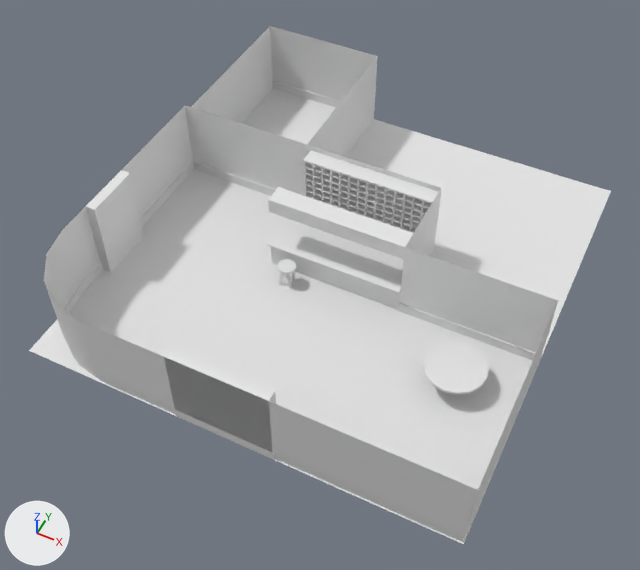
The FBX model Assets/Imports/NewModel/Bar.fbx, before and after one commit.
Camera for both pictures: a 50 mm lens placed at (11.2, -16.5, 22.8), pointed at (2.3, 1.4, 0.4). The axes (+X, +Y, +Z) are drawn at lower left. The lights are the same throughout. Where no turn or scale is listed for an object, it has been applied to the vertices.

Objects in the first picture: 'Cube.002', 'FalseWall', 'FirePlace', 'Floor', 'Stool', 'Table', 'ThickWall', 'Wall'.
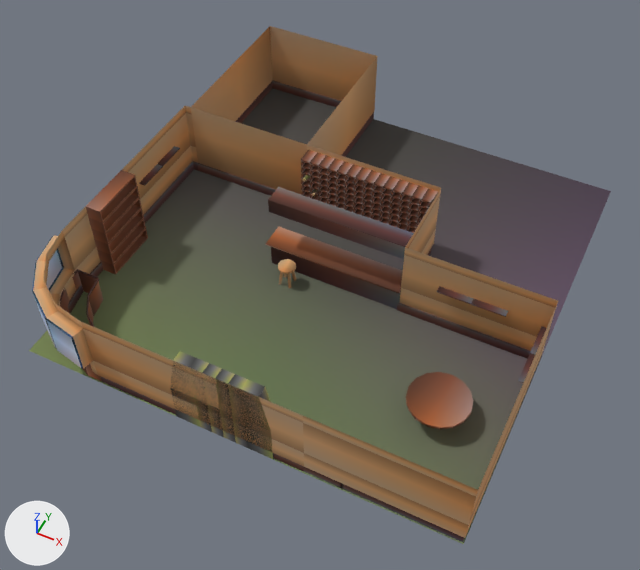
Pixel boxes [x1, y1, x2, y2] of what changed, in the pictures (640 x 570 px; the box of a moved part takes in the faces that stretch with it):
'Floor', recoloured, surface changed
    both: [29, 88, 611, 544]
'Wall', reshaped
    before: [44, 26, 558, 542]
    after: [32, 26, 558, 542]
'Cube.002', recoloured, reshaped, surface changed (white to brown)
    before: [265, 151, 442, 309]
    after: [265, 150, 438, 309]
'FalseWall', recoloured (grey to brown)
    both: [191, 107, 307, 196]
'FirePlace', reshaped (8% narrower)
    before: [164, 347, 276, 459]
    after: [171, 351, 274, 459]
'Table', recoloured, moved (white to brown)
    before: [423, 340, 489, 395]
    after: [406, 372, 473, 429]
'ThickWall', reshaped (9% wider)
    before: [86, 170, 143, 273]
    after: [86, 170, 148, 275]
'Shelfs', added (brown)
    after: [139, 146, 548, 383]
'CornorShelf', added (brown)
    after: [59, 269, 104, 382]
'Stool', recoloured (white to orange)
    both: [278, 259, 296, 288]
'FrontDoor', added
    after: [340, 483, 394, 508]
part 3 of me_cube_003, added (brown)
    after: [32, 106, 558, 538]
part 4 of me_cube_003, recoloured (grey to brown)
    both: [66, 26, 531, 542]
part 6 of me_cube_004, moved or reshaped
    before: [303, 151, 442, 256]
    after: [301, 150, 438, 233]
part 7 of me_cube_004, surface changed (white to brown)
    both: [265, 187, 414, 309]

Edits to the bpy script that builds the scene:
```text
Change me_cube_009:
    where me_cube_009.from_pydata(...)  # 80 vertices, 52 faces; spans x -1.0..1.0, y -1.0..1.0, z -0.88..-0.03
    remove me_cube_009.materials.append(mat_material)  # white #e7e7e7
    add me_cube_009.materials.append(mat_propcolors)  # picture img_colorpaletae_png
Change me_cube_004:
    where me_cube_004.from_pydata(...)  # 1405 vertices, 1374 faces; spans x -2.96..2.02, y -0.48..2.82, z 0.0..3.0
    remove me_cube_004.materials.append(mat_material)  # white #e7e7e7
    me_cube_004 part 6: the loose piece of 1381 vertices spanning x -2.82..2.02, y 2.14..2.82, z 0.0..2.8 is moved by (-0.1, 0.0, 0.0)
    me_cube_004 part 7: texture (UV) coordinates of 1374 of 1374 faces, centred in x -2.96..2.02, y -0.48..2.63, z 0.0..3.0, changed; they spanned u 0.12..0.88, v 0.0..1.0 and now span u 0.1..0.15, v 0.97..1.0
    add me_cube_004.materials.append(mat_propcolors)  # picture img_colorpaletae_png
Change me_cube_010:
    where me_cube_010.from_pydata(...)  # 8 vertices, 3 faces; spans x -4.75..0.0, y 4.95..4.99, z 0.0..3.0
    remove me_cube_010.materials.append(mat_material)  # white #e7e7e7
    add me_cube_010.materials.append(mat_propcolors)  # picture img_colorpaletae_png
Change me_cube_003:
    remove me_cube_003.from_pydata(...)  # 68 vertices, 45 faces; spans x -5.0..9.9, y -5.0..11.0, z 0.0..3.0
    add me_cube_003.from_pydata(...)  # 136 vertices, 111 faces; spans x -5.4..9.9, y -5.4..11.0, z 0.0..3.0
    me_cube_003 part 3: 68 vertices added at x -5.4..9.9, y -5.4..5.0, z 1.1..2.7
    me_cube_003 part 4: 33 faces spanning x -5.0..9.9, y -5.0..11.0, z 0.0..3.0 switch from mat_material (white #e7e7e7) to mat_propcolors (picture img_colorpaletae_png)
Change me_cube:
    where me_cube.from_pydata(...)  # 64 vertices, 42 faces; spans x -0.314..0.314, y -0.314..0.314, z -0.787..0.029
    remove me_cube.materials.append(mat_material)  # white #e7e7e7
    add me_cube.materials.append(mat_propcolors)  # picture img_colorpaletae_png
Change me_cube_007:
    where me_cube_007.from_pydata(...)  # 4 vertices, 1 face; spans x -5.0..9.9, y -5.0..10.9, z 0.0
    remove me_cube_007.materials.append(mat_material)  # white #e7e7e7
    me_cube_007 part 1: texture (UV) coordinates of 1 of 1 face, centred in x 2.4, y 3.0, z 0.0, changed; they spanned u 0.12..0.38, v 0.5..0.75 and now span u 0.29..0.31, v 0.95..0.96
    add me_cube_007.materials.append(mat_propcolors)  # picture img_colorpaletae_png
Change me_cube_006:
    remove me_cube_006.from_pydata(...)  # 84 vertices, 82 faces; spans x -1.67..1.67, y 0.0..0.71, z 0.0..3.0
    add me_cube_006.from_pydata(...)  # 264 vertices, 218 faces; spans x -1.67..1.67, y 0.0..1.21, z 0.0..3.0
    me_cube_006 part 5: 82 faces spanning x -1.67..1.67, y 0.0..1.21, z 0.0..3.0 switch from mat_material (white #e7e7e7) to mat_propcolors (picture img_colorpaletae_png)
Change me_cube_005:
    remove me_cube_005.from_pydata(...)  # 8 vertices, 6 faces; spans x 0.0..0.36, y -1.0..1.0, z 0.0..3.0
    remove me_cube_005.materials.append(mat_material)  # white #e7e7e7
    add me_cube_005.from_pydata(...)  # 76 vertices, 74 faces; spans x 0.0..0.56, y -1.0..1.0, z 0.0..3.0
    me_cube_005 part 2: 4 vertices removed from x 0.36, y -1.0..1.0, z 0.0..3.0; 72 vertices added at x 0.0..0.56, y -1.0..1.0, z 0.0..3.0
    add me_cube_005.materials.append(mat_propcolors)  # picture img_colorpaletae_png
Change ob_table:
    ob_table.location: (7.68, -0.05, 0.88) -> (7.68, -1.41, 0.88)
Add ob_frontdoor:
    ob_frontdoor = bpy.data.objects.new('FrontDoor', me_cube_015)  # 76 vertices, 68 faces; spans x -0.82..0.82, y 0.0..0.2, z 0.0..2.63; in mat_propcolors (picture img_colorpaletae_png)
    ob_frontdoor.location = (6.95, -4.95, 0.0)
Add ob_cornorshelf:
    ob_cornorshelf = bpy.data.objects.new('CornorShelf', me_cube_011)  # 54 vertices, 42 faces; spans x -1.86..1.04, y -1.86..1.04, z 0.0..1.08; in mat_propcolors (picture img_colorpaletae_png)
    ob_cornorshelf.location = (-3.13, -3.13, 0.0)
Add ob_shelfs:
    ob_shelfs = bpy.data.objects.new('Shelfs', me_cube_018)  # 36 vertices, 30 faces; spans x -12.4..2.47, y -2.39..2.1, z 1.79..1.83; in mat_propcolors (picture img_colorpaletae_png)
    ob_shelfs.location = (7.4, 1.91, 0.0)
```
